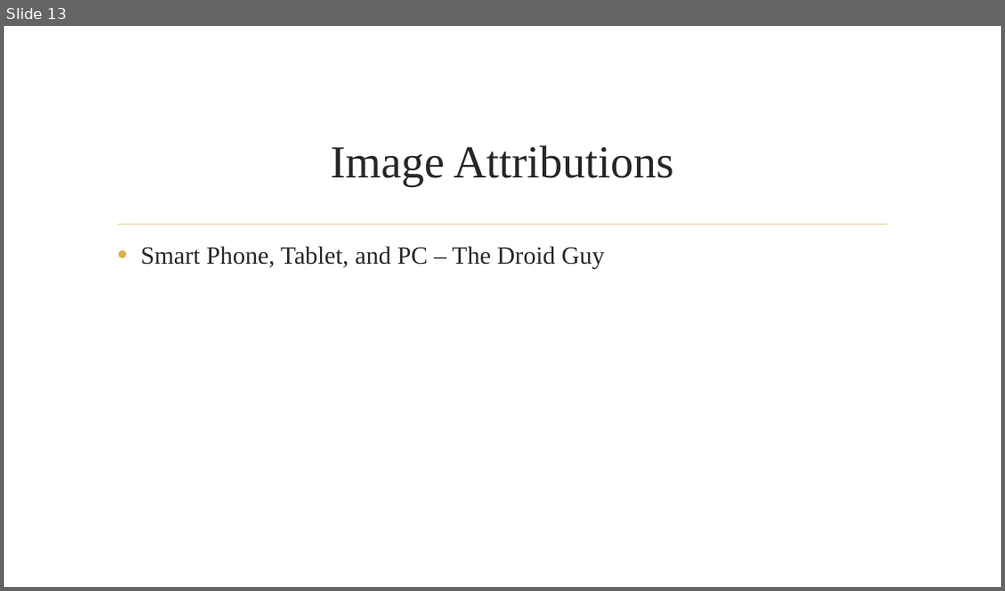
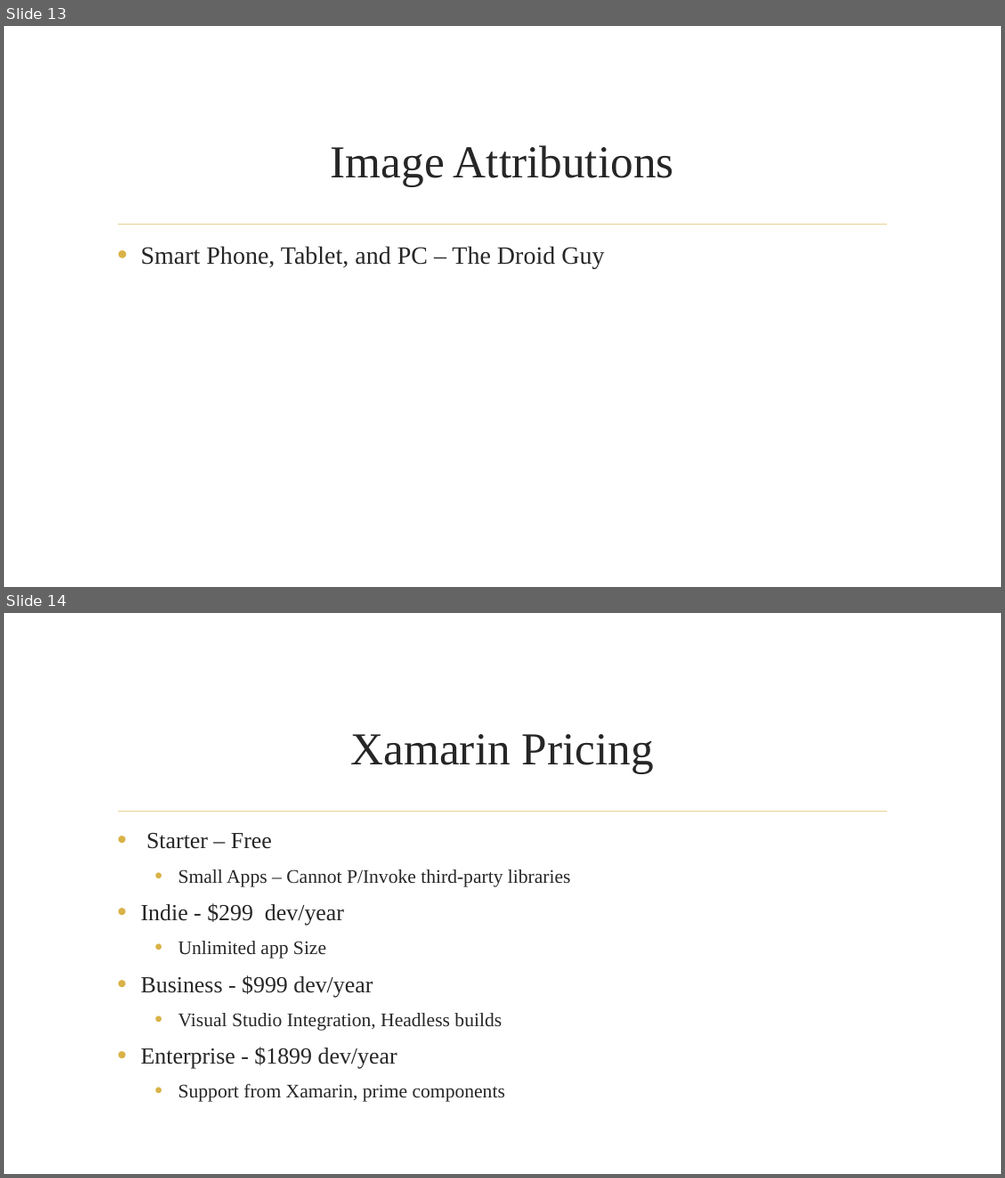
Before and after one commit to jerrelblankenship/Presentations, a slide deck: Xamarin/CodeMash2014/Xamarin.pptx. Shown one above the other, each under a label of ours: slide 13 before the commit, slides 13 and 14 after it. The pictures are 1005x591 and 1005x1178 pixels, drawn with LibreOffice and Linux fonts; fonts in the diff are those of the drawing; background and template pictures are left out. Boxes give left, top, right and bottom in pixels: in the first picture for what was removed or moved away, otherwise in the second. Text is boxed around its words. In the diff, an @@ line names an element or a change of style, - is before the commit and + after.

```diff
--- a/Xamarin/CodeMash2014/Xamarin.pptx
+++ b/Xamarin/CodeMash2014/Xamarin.pptx
@@ slide 14 added at (4, 613, 1001, 1174), background picture (left out); not listed: 1 template element that a slide beside it also shows @@
@@ title added at (350, 734, 654, 774), 44 pt, text #262626 @@
+Xamarin Pricing
@@ text added at (141, 833, 571, 1102), 18.5 pt, text #262626 @@
+• Starter – Free
+  • Small Apps – Cannot P/Invoke third-party libraries
+• Indie - $299 dev/year
+  • Unlimited app Size
+• Business - $999 dev/year
+  • Visual Studio Integration, Headless builds
+• Enterprise - $1899 dev/year
+  • Support from Xamarin, prime components
```
Also in this commit, not shown: 4 slides changed.
